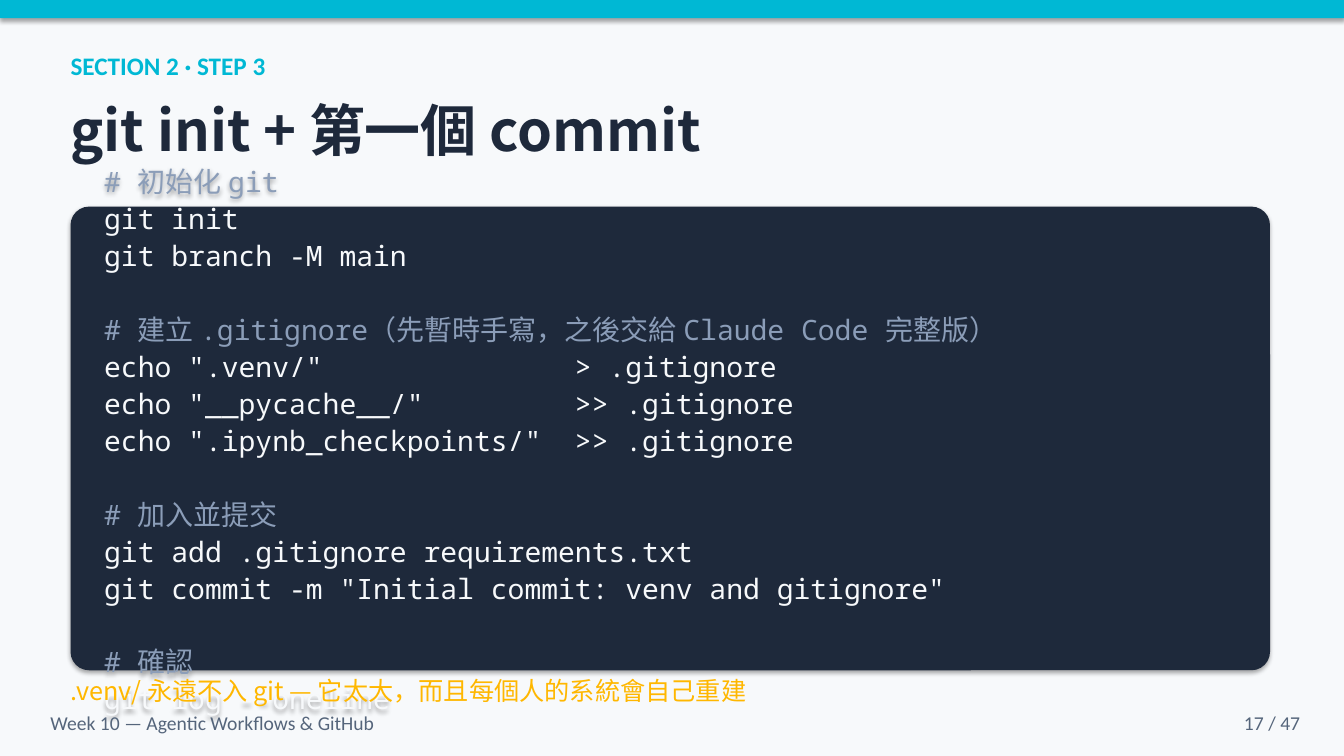
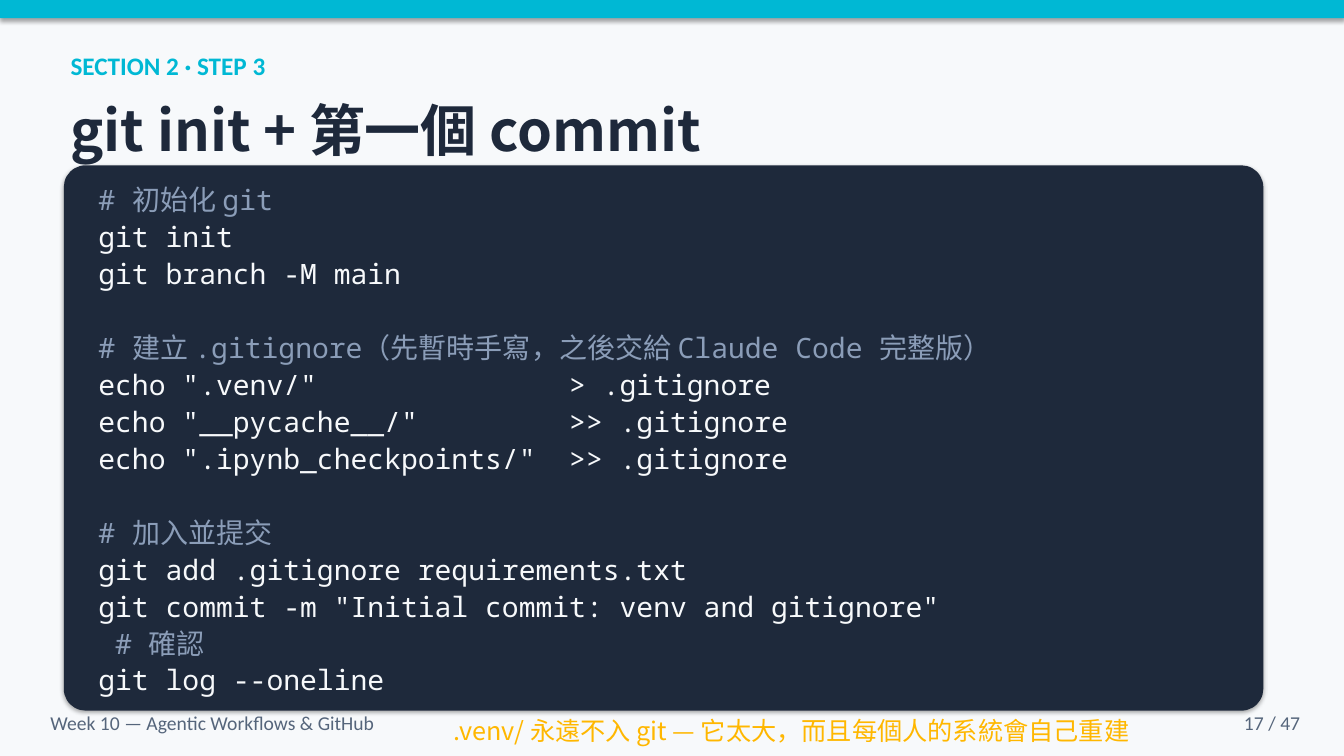
Before and after one commit to audachang/ncu-compneuro-2026-spring, a slide deck: slide 16 of week-10-agentic_workflows_and_github/week-10-slides.pptx. Drawn at 1344x756 pixels with LibreOffice and Linux fonts; fonts in the diff are those of the drawing. Boxes give left, top, right and bottom in pixels: in the first picture for what was removed or moved away, otherwise in the second. Text is boxed around its words. In the diff, an @@ line names an element or a change of style, - is before the commit and + after.

```diff
--- a/week-10-agentic_workflows_and_github/week-10-slides.pptx
+++ b/week-10-agentic_workflows_and_github/week-10-slides.pptx
@@ rounded rectangle "# 初始化 git": place and size @@
-rounded rectangle "# 初始化 git" at box(71, 207, 1270, 670)
+rounded rectangle "# 初始化 git" at box(64, 165, 1263, 711)
@@ text ".venv/ 永遠不入 git — 它太大，而且每個人的系統會自己重建": place and size @@
-text ".venv/ 永遠不入 git — 它太大，而且每個人的系統會自己重建" at box(71, 674, 746, 706)
+text ".venv/ 永遠不入 git — 它太大，而且每個人的系統會自己重建" at box(454, 718, 1129, 747)
```
Also in this commit, not shown: 1 other slide changed, 39 other files.
